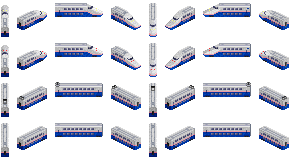
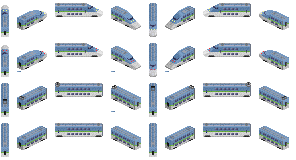
The second 296x160 image is a revision of the first. Changes to its layers:
showed "Sprites Original", painted on it over box(1, 3, 289, 157)
hid "Sprites Refurb" over box(1, 3, 289, 157)
